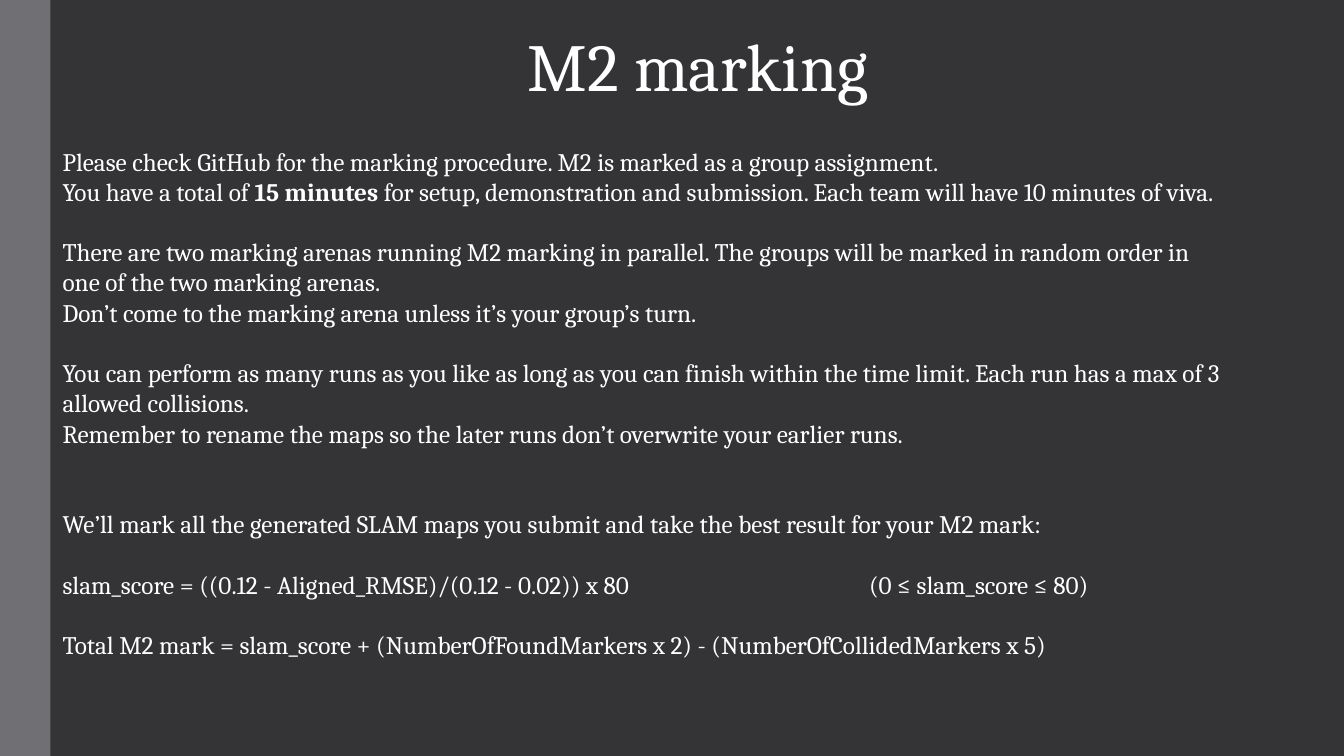
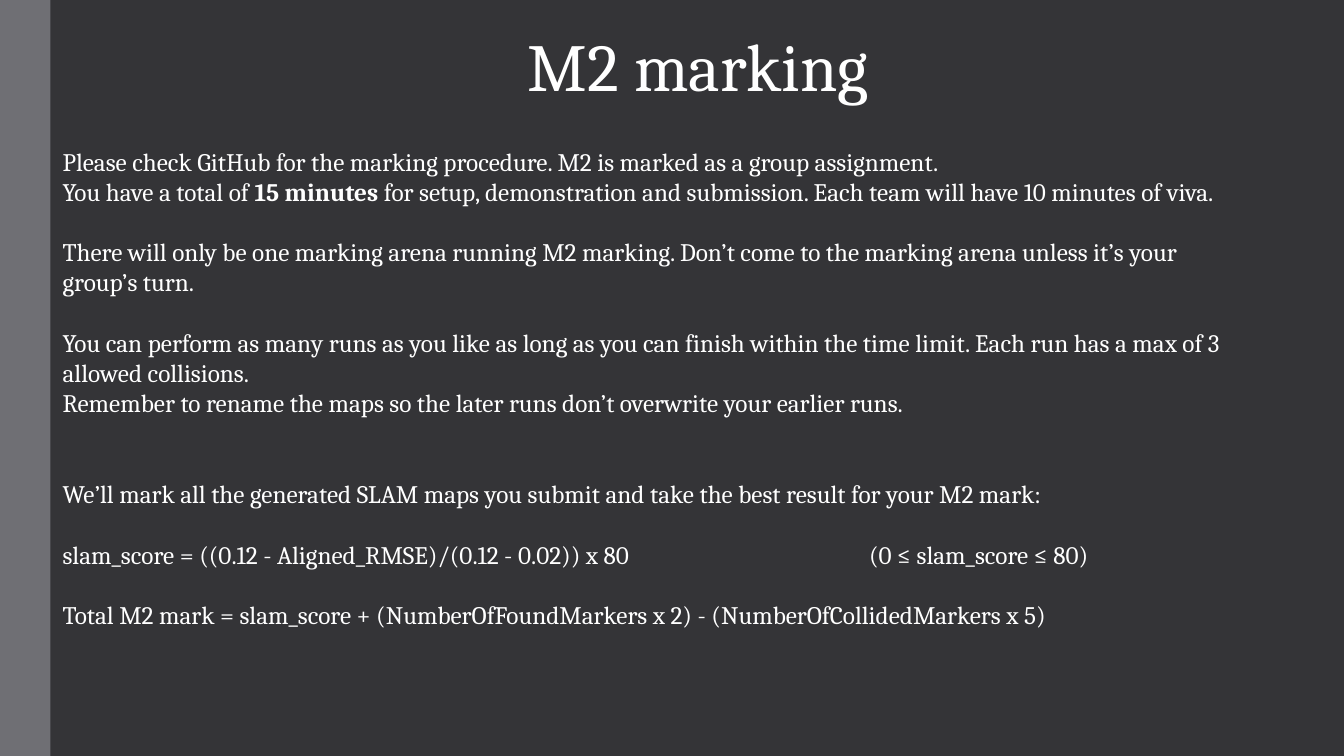
Before and after one commit to AaronMonash/ECE4078_Lab_2024, a slide deck: slide 12 of Week05-06/M3_slides/Lab3_1.pptx. Drawn at 1344x756 pixels with LibreOffice and Linux fonts; fonts in the diff are those of the drawing. Boxes give left, top, right and bottom in pixels: in the first picture for what was removed or moved away, otherwise in the second. Text is boxed around its words. In the diff, an @@ line names an element or a change of style, - is before the commit and + after.

Commit message:
updated m2 marking procedure to only one arena
updated m2 marking procedure to only one arena

```diff
--- a/Week05-06/M3_slides/Lab3_1.pptx
+++ b/Week05-06/M3_slides/Lab3_1.pptx
@@ text at [63, 243, 1176, 297]: text changed @@
-There are two marking arenas running M2 marking in parallel. The groups will be marked in random order in one of the two marking arenas.
-Don’t come to the marking arena unless it’s your group’s turn.
+There will only be one marking arena running M2 marking. Don’t come to the marking arena unless it’s your group’s turn.
```
Also in this commit, not shown: 1 other file.
